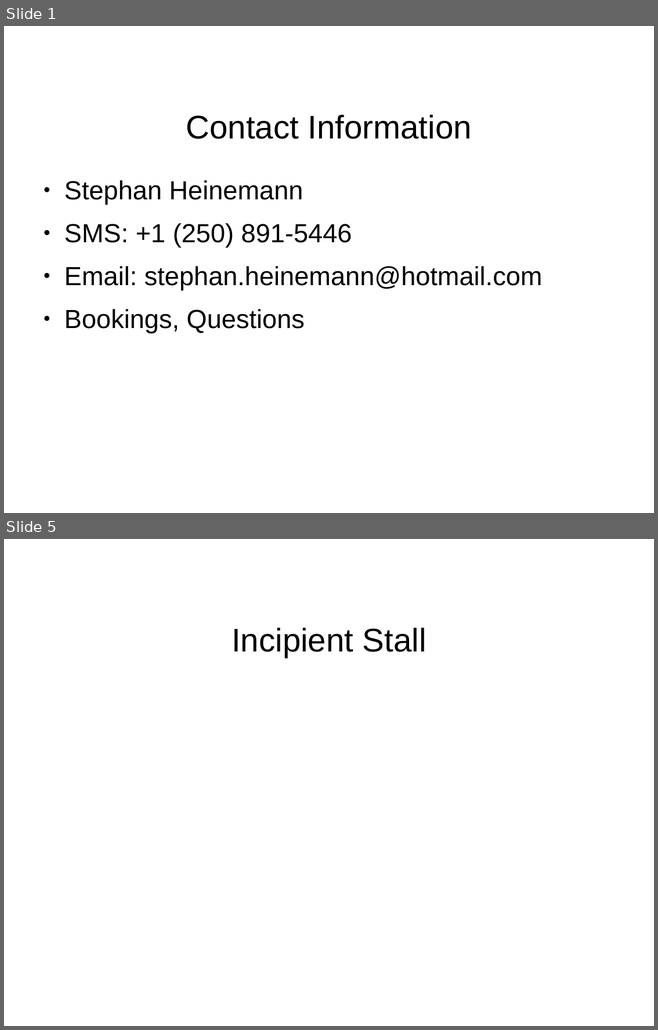
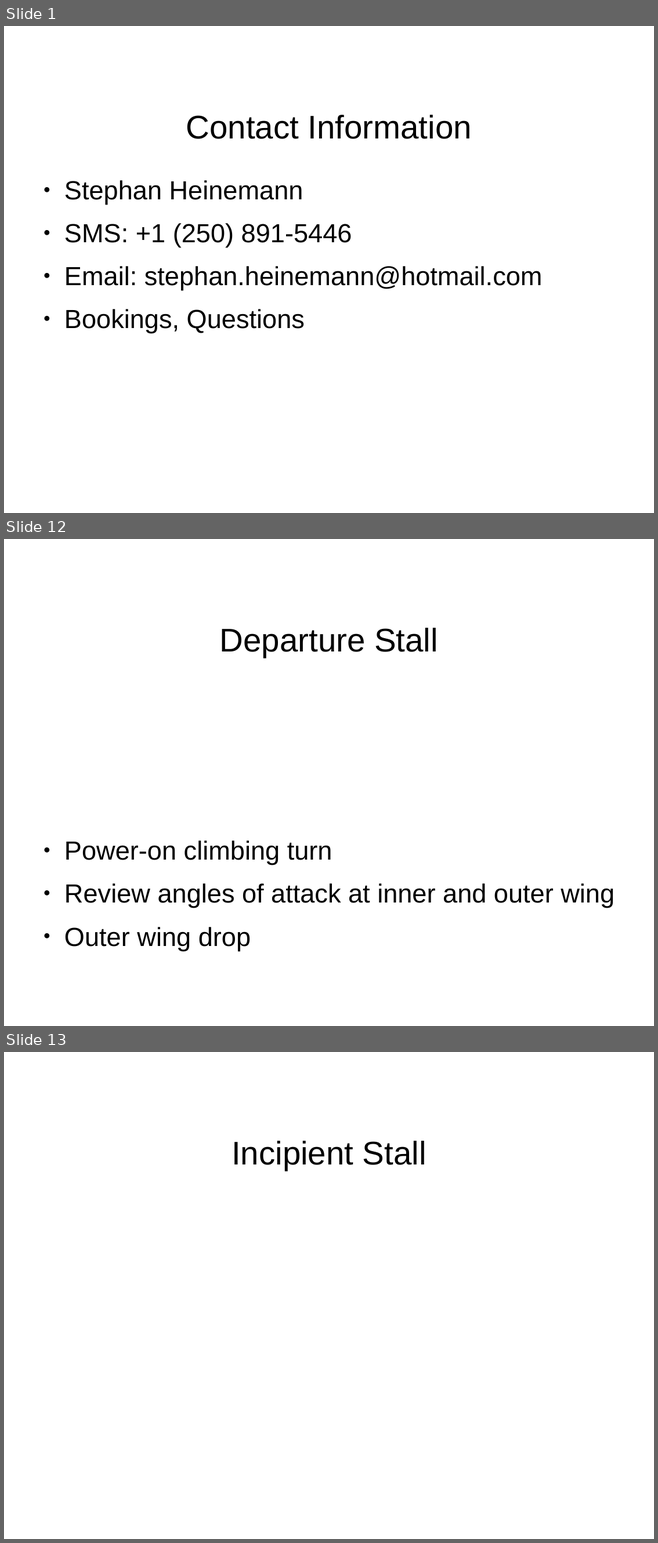
Before and after one commit to stephanheinemann/flight, a slide deck: FI/Stalls/Stalls.odp. Shown one above the other, each under a label of ours: slides 1 and 5 before the commit, slides 1, 12 and 13 after it; the slides between them are not shown. The pictures are 658x1030 and 658x1543 pixels, drawn with LibreOffice and Linux fonts; fonts in the diff are those of the drawing; background and template pictures are left out. Boxes give left, top, right and bottom in pixels: in the first picture for what was removed or moved away, otherwise in the second. Text is boxed around its words. In the diff, an @@ line names an element or a change of style, - is before the commit and + after.

Commit message:
added initial stall presentation

```diff
--- a/FI/Stalls/Stalls.odp
+++ b/FI/Stalls/Stalls.odp
@@ slide 12 added at bbox=[4, 539, 654, 1026], background #FFFFFF @@
@@ title added at bbox=[220, 628, 438, 657], 40 pt, text #000000 @@
+Departure Stall
@@ text added at bbox=[64, 841, 614, 951], 32 pt, text #000000 @@
+● Power-on climbing turn
+● Review angles of attack at inner and outer wing
+● Outer wing drop
@@ what was slide 5 is now slide 13 @@
```
Also in this commit, not shown: 3 slides changed, 8 other slides added, 1 slide removed, 2 other files.
